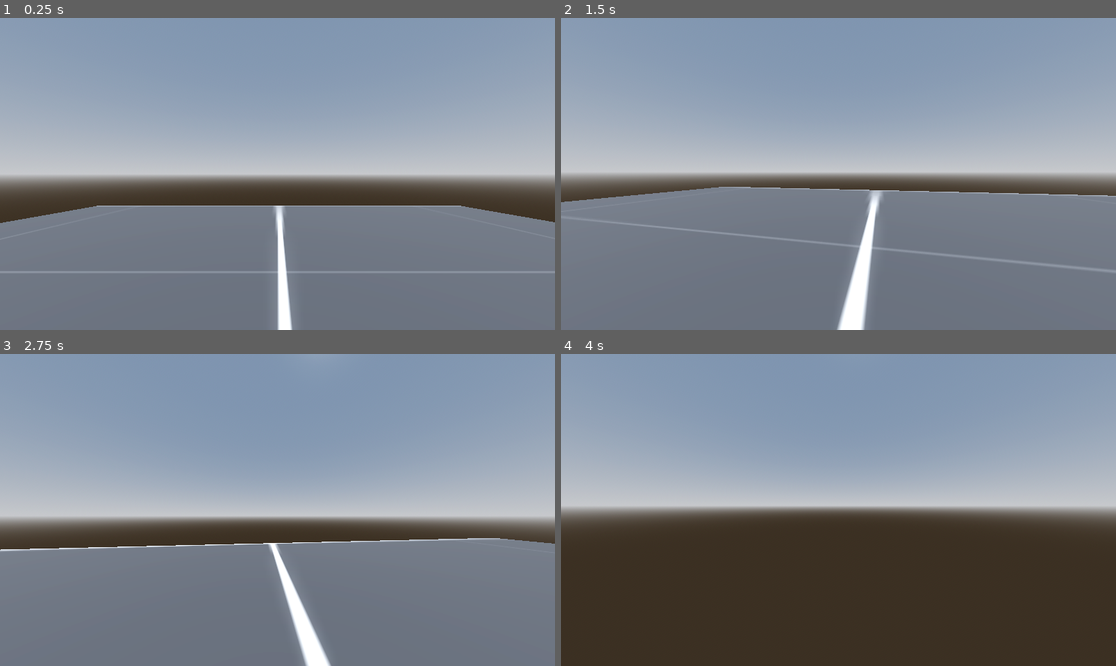
Above: before the commit, frames 1-4 (two rows, left to right).
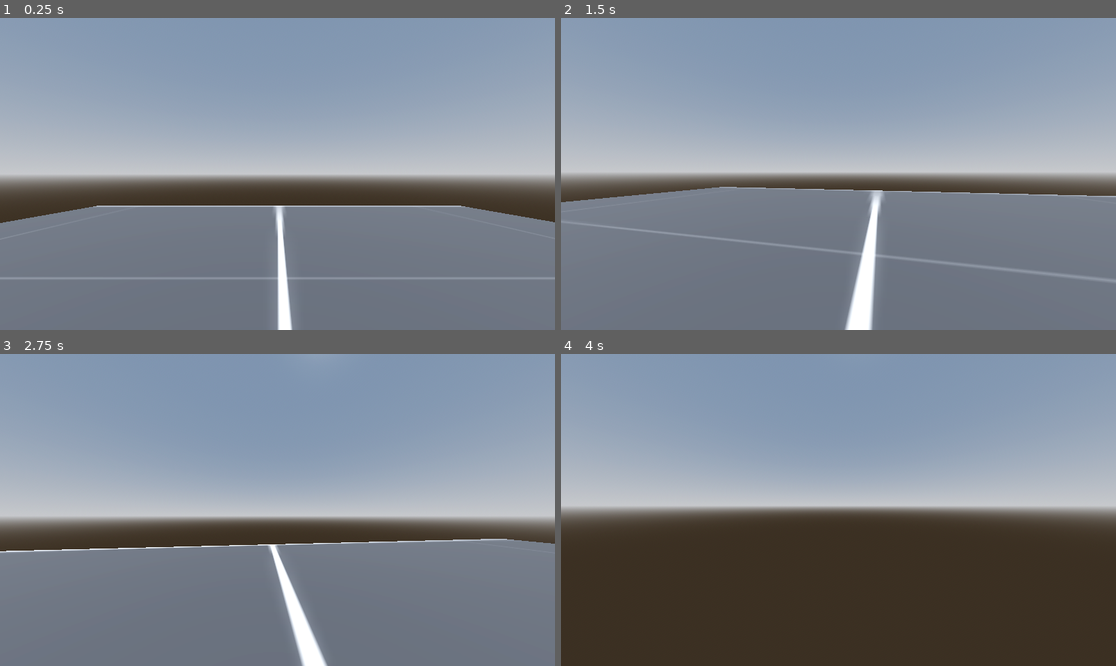
Above: after the commit, the same moments.

Repository: asaeed01/AstroStrider
Game: Godot game, scene res://world.tscn
Same seed, same stepped clock (60 frames per second), same inputs: the game is played once before the commit and once after it. The project has no main scene, so this scene is started directly.
Inputs (mouse positions are in pixels of both pictures, inside the frame that each line leads up to):
- Up to frame 1 (0.25 s): no input
- Up to frame 2 (1.5 s): move the mouse to (866, 174) at 0.52 s; hold W (forwards) from 0.53 s (still down); tap C (crouch) at 0.6 s; tap Space (jump) at 0.77 s; move the mouse to (810, 174) at 1.27 s; tap Shift (sprint) at 1.35 s
- Up to frame 3 (2.75 s): keep holding W (forwards); tap Space (jump) at 1.52 s; move the mouse to (288, 503) at 2.02 s; tap C (crouch) at 2.1 s
- Up to frame 4 (4 s): keep holding W (forwards); move the mouse to (832, 516) at 2.77 s; tap Shift (sprint) at 2.85 s; tap Space (jump) at 3.02, 3.77 s; move the mouse to (877, 513) at 3.52 s; tap C (crouch) at 3.6 s

The runs differ from the first frame. In frame 1, 0.7% of the frame differs, in the area x 0-100%, y 60-84%; in frame 2, 1.9%, in the area x 0-100%, y 54-100%; in frame 3, 1.3%; in frame 4, nothing differs.

Commit message:
FIxed Camera Position

Diff:
--- a/Parkour Runner Prototype/world.tscn
+++ b/Parkour Runner Prototype/world.tscn
@@ -65,4 +65,4 @@
 transform = Transform3D(1, 0, 0, 0, 1, 0, 0, 0, 1, 0, 0.708385, 0)
 
 [node name="Camera3D" type="Camera3D" parent="Player/Head"]
-transform = Transform3D(1, 0, 0, 0, 1, 0, 0, 0, 1, -0.00904083, 0.084549, -0.0358276)
+transform = Transform3D(1, 0, 0, 0, 1, 0, 0, 0, 1, -0.00970459, 0.0401001, -0.75946)
Not shown, added: Parkour Runner Prototype/Assets/.DS_Store
